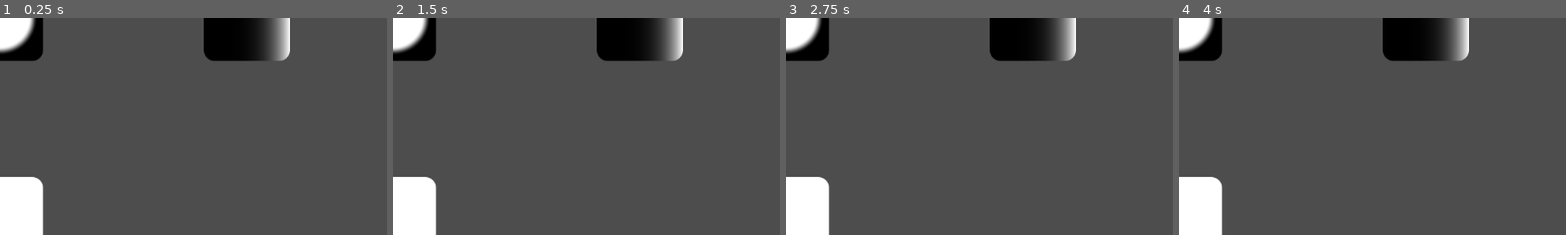
Above: before the commit, frames 1-4 (left to right).
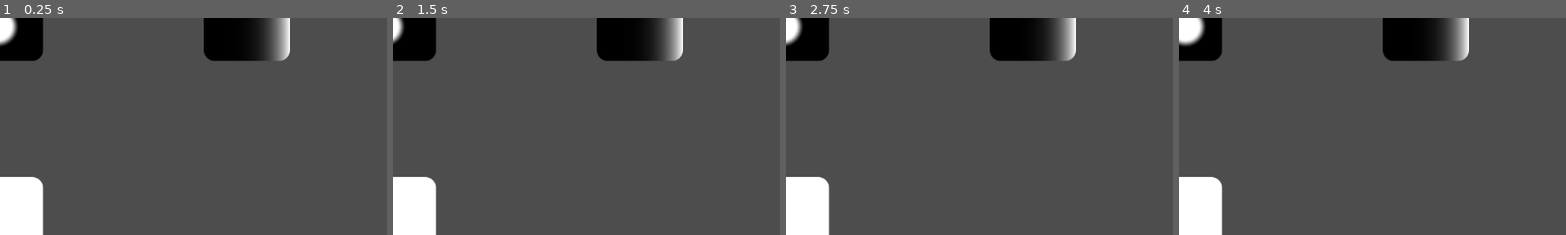
Above: after the commit, the same moments.

Repository: AtomicAntt/DemosVFX
Game: Godot game, scene res://main_2d.tscn
The game is run twice, just before and just after one commit, with the same random seed, the same clock (stepped at 60 frames per second) and the same inputs. This scene is started directly instead of the project's main scene. The engine's default icon, where the game draws it, is replaced by a stand-in: a white triangle on a blue panel in a dark square.
Inputs:
- Up to frame 1 (0.25 s): no input
- Up to frame 2 (1.5 s): no input
- Up to frame 3 (2.75 s): no input
- Up to frame 4 (4 s): no input
The pictures show only the part of the screen within x 0-50%, y 0-50%; the shares and areas given below are measured in that part.

The runs differ from the first frame. In frame 1, 0.9% of the frame differs, in the area x 0-10%, y 0-17%; in frame 2, 1.1%; in frame 3, 0.9%; in frame 4, 0.7%.

Commit message:
Adjust circle to move.

Diff:
--- a/Shaders/2D/circle.gdshader
+++ b/Shaders/2D/circle.gdshader
@@ -1,13 +1,26 @@
 shader_type canvas_item;
 
-uniform float radius : hint_range(0.1, 0.9) = 0.3;
+uniform float radius : hint_range(0.1, 0.9) = 0.2;
 uniform float blur : hint_range(0.0, 0.2) = 0.05;
+
+uniform vec2 pos1 = vec2(0.2, -0.1);
+uniform vec2 pos2 = vec2(-0.2, -0.1);
+
+float circle(vec2 uv, vec2 pos) {
+	uv -= pos;
+	float dist = length(uv - vec2(0.5));
+	float value = 1.0 - smoothstep(radius-blur, radius+blur, dist);
+	return value;
+}
 
 void fragment() {
 	// This is the distance from our center.
 	float dist = length(UV - vec2(0.5));
+	// Actually, below turned out to be like a ball bouncing when it hits the floor/wall
+	//vec2 position = mix(pos1, pos2, abs(sin(TIME)));
+	vec2 position = mix(pos1, pos2, (sin(TIME)+1.0)/2.0);
 
 	//float value = 1.0 - step(radius, dist);
-	float value = 1.0 - smoothstep(radius-blur, radius+blur, dist);
-	COLOR.rgb = vec3(value);
+	//float value = 1.0 - smoothstep(radius-blur, radius+blur, dist);
+	COLOR.rgb = vec3(circle(UV, position));
 }
--- a/main_2d.tscn
+++ b/main_2d.tscn
@@ -18,8 +18,10 @@
 
 [sub_resource type="ShaderMaterial" id="ShaderMaterial_coknk"]
 shader = ExtResource("3_q6avo")
-shader_parameter/radius = 0.38400001498012
-shader_parameter/blur = 0.05
+shader_parameter/radius = 0.2
+shader_parameter/blur = 0.050000002375
+shader_parameter/pos1 = Vector2(0.1, 0.1)
+shader_parameter/pos2 = Vector2(-0.1, 0.1)
 
 [sub_resource type="ShaderMaterial" id="ShaderMaterial_sxeyp"]
 shader = ExtResource("3_yhyqj")
